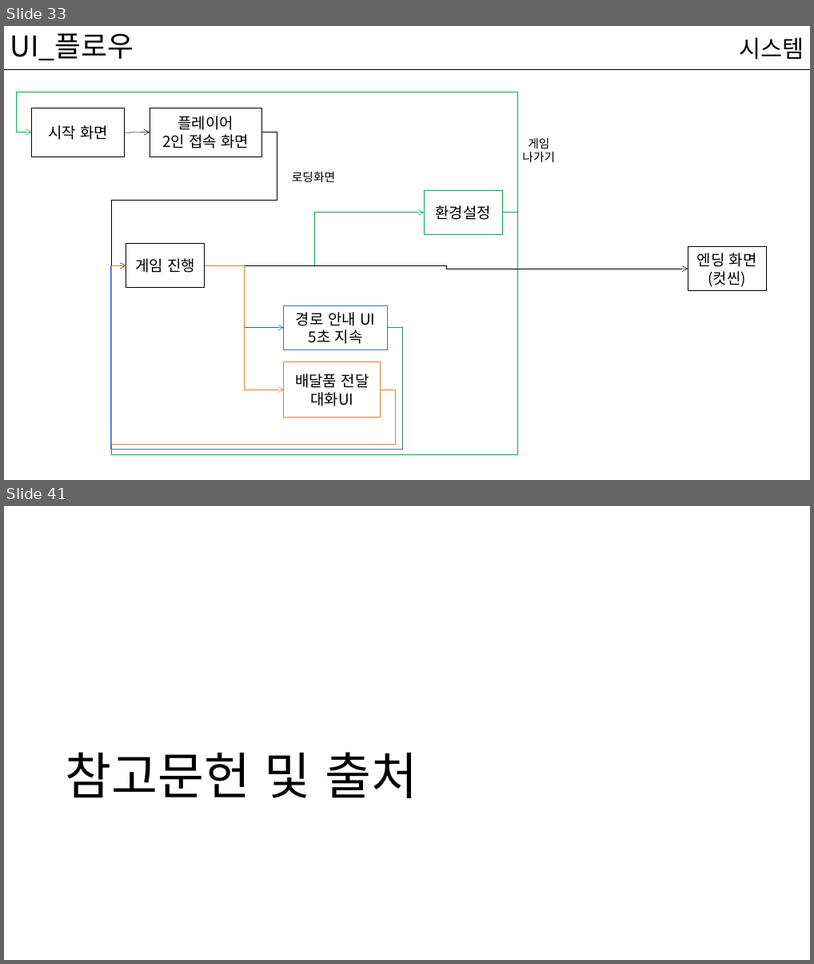
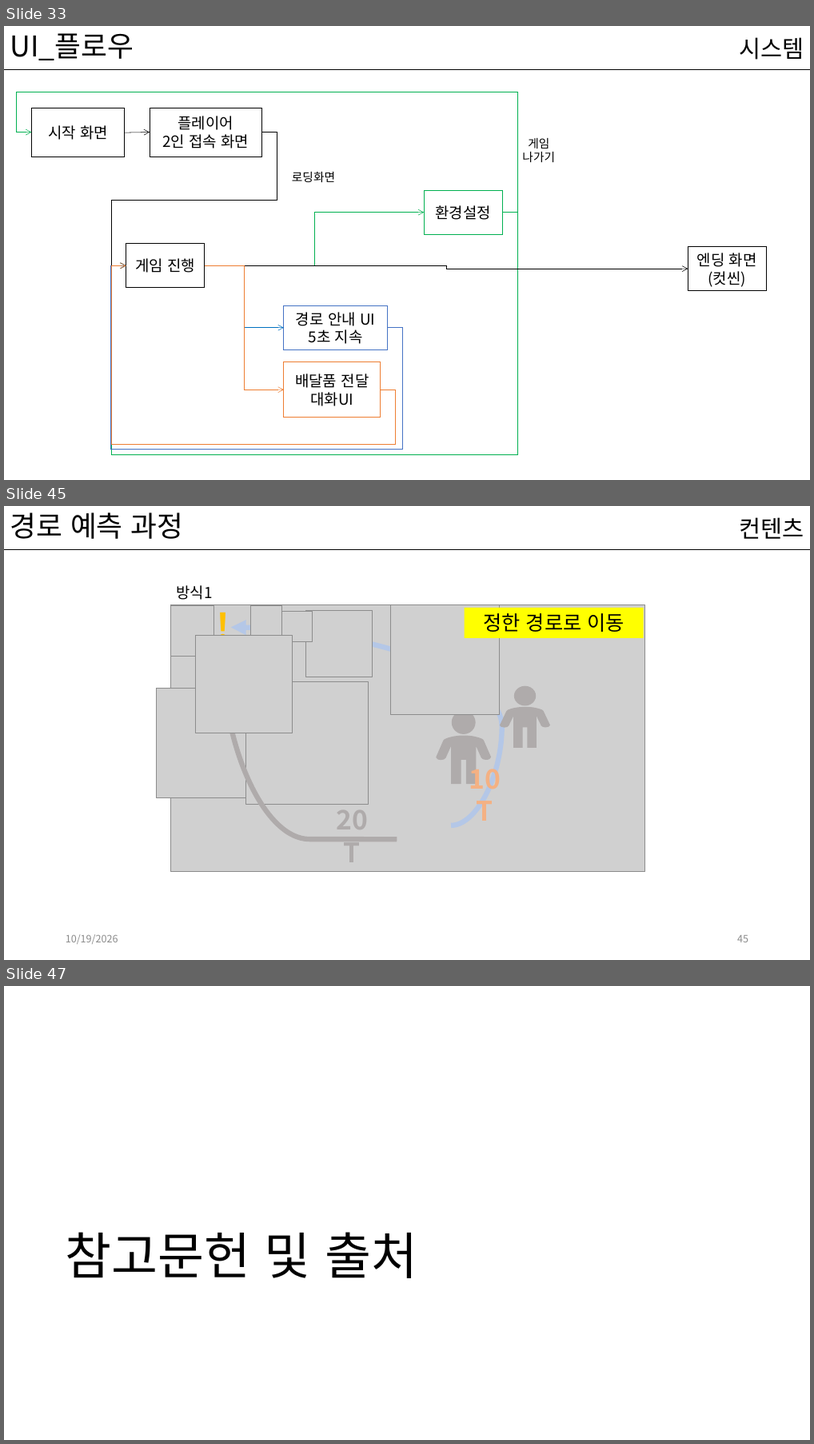
Before and after one commit to kwakyerin/2026_Graduation_Project, a slide deck: documents/HyunahKwon/design/designing/for_teammates/배트와 달트_기획서.pptx. Shown one above the other, each under a label of ours: slides 33 and 41 before the commit, slides 33, 45 and 47 after it; the slides between them are not shown. The pictures are 814x964 and 814x1444 pixels, drawn with LibreOffice and Linux fonts; fonts in the diff are those of the drawing; grey boxes stand for pictures. Boxes give left, top, right and bottom in pixels: in the first picture for what was removed or moved away, otherwise in the second. Text is boxed around its words. In the diff, an @@ line names an element or a change of style, - is before the commit and + after.

```diff
--- a/documents/HyunahKwon/design/designing/for_teammates/배트와 달트_기획서.pptx
+++ b/documents/HyunahKwon/design/designing/for_teammates/배트와 달트_기획서.pptx
@@ slide 45 added at [4,506,810,960], background #FFFFFF; not listed: 1 template element that a slide beside it also shows @@
@@ title added at [10,512,184,539], 34 pt, text #000000 @@
+경로 예측 과정
@@ text added at [739,517,804,539], 28 pt, text #000000 @@
+컨텐츠
@@ text added at [177,585,213,600], 18 pt, text #000000 @@
+방식1
@@ text added at [210,600,234,651], 44 pt, text #FFC000, bold @@
+!
@@ picture added at [170,605,646,871] @@
@@ picture added at [171,605,214,656] @@
@@ picture added at [251,606,282,636] @@
@@ picture added at [282,611,313,641] @@
@@ picture added at [306,610,372,676] @@
@@ picture added at [390,605,500,715] @@
@@ rectangle added at [464,608,644,638], fill #FFFF00, 24 pt, text #000000 @@
+정한 경로로 이동
@@ picture added at [196,636,293,732] @@
@@ curved arrow added from (452, 825) to (231, 627), #B4C7E7 6 pt @@
@@ curved arrow added from (398, 840) to (222, 651), #AFABAB 6 pt @@
@@ picture added at [156,688,266,797] @@
@@ picture added at [246,681,368,804] @@
@@ ellipse added at [514,686,536,706], fill #AFABAB @@
@@ ellipse added at [452,711,476,734], fill #AFABAB @@
@@ freeform shape added at [500,707,550,748], fill #AFABAB @@
@@ freeform shape added at [437,736,491,784], fill #AFABAB @@
@@ text added at [455,759,514,797], 32 pt, text #F4B183, bold @@
+10T
@@ text added at [323,800,382,839], 32 pt, text #AFABAB, bold @@
+20T
@@ text added at [66,934,118,944], 12 pt, text #8C8C8C @@
+10/19/2026
@@ page number added at [738,935,749,942], 12 pt, text #8C8C8C @@
+45
@@ what was slide 41 is now slide 47 @@
```
Also in this commit, not shown: 36 slides changed, 5 other slides added, 8 other files.
